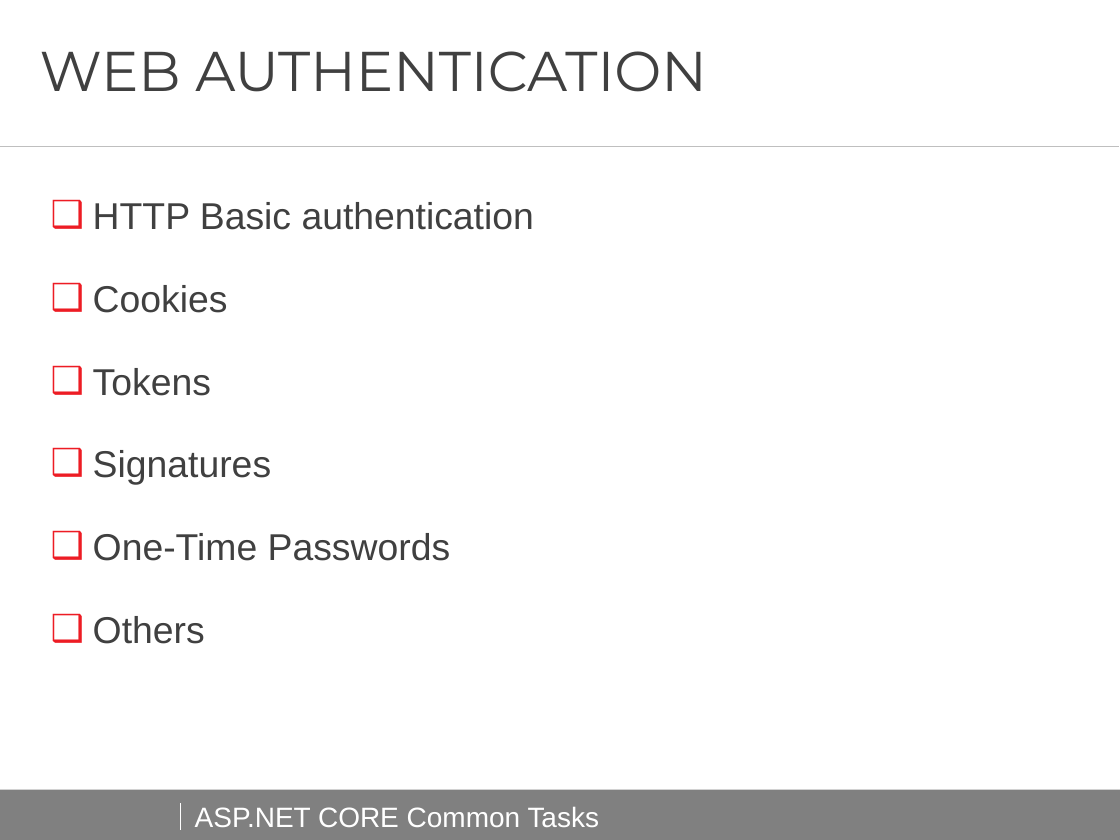
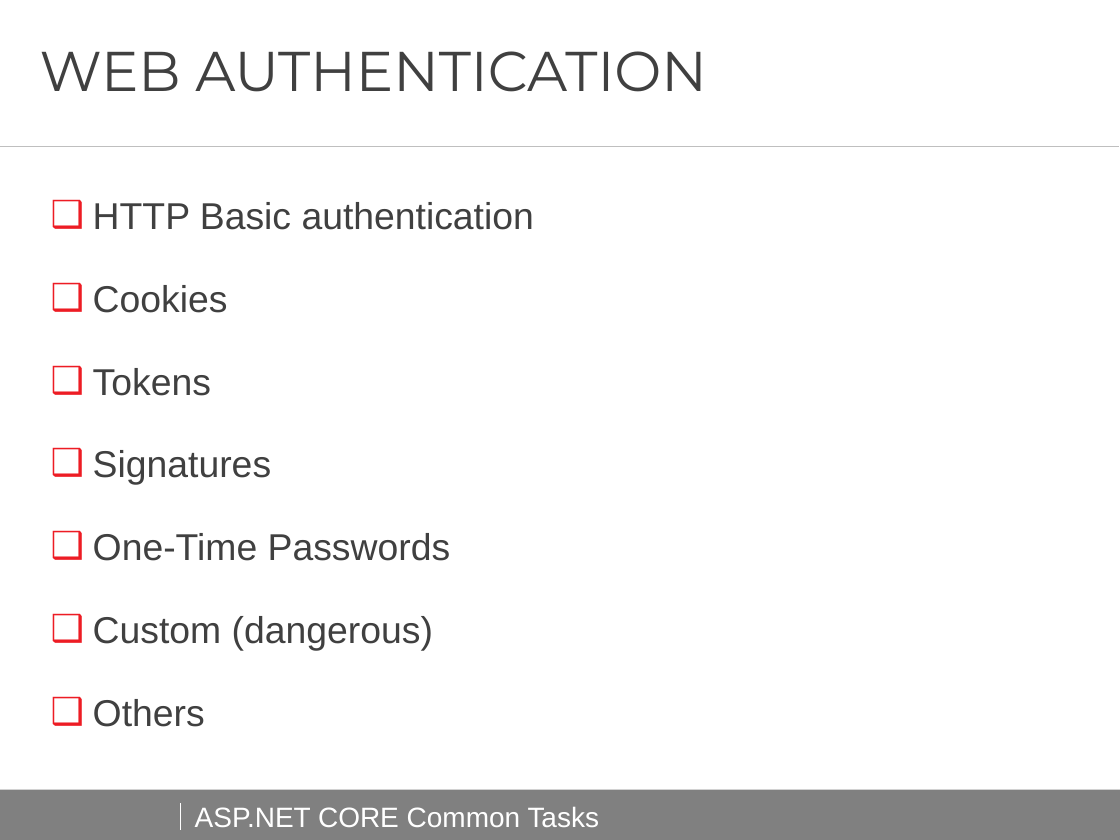
Before and after one commit to AndreiShenets/ASP.NET-Lectures, a slide deck: slide 25 of docs/ASP.NET CORE - Common Tasks - iTechArt 2018.pptx (slide 24 before the commit). Drawn at 1120x840 pixels with LibreOffice and Linux fonts; fonts in the diff are those of the drawing; background and template pictures are left out. Boxes give left, top, right and bottom in pixels: in the first picture for what was removed or moved away, otherwise in the second. Text is boxed around its words. In the diff, an @@ line names an element or a change of style, - is before the commit and + after.

```diff
--- a/docs/ASP.NET CORE - Common Tasks - iTechArt 2018.pptx
+++ b/docs/ASP.NET CORE - Common Tasks - iTechArt 2018.pptx
@@ text at [93, 616, 433, 651]: paragraph added @@
+❑ Custom (dangerous)
```
Also in this commit, not shown: 3 other slides changed, 1 slide added, 2 other files.
